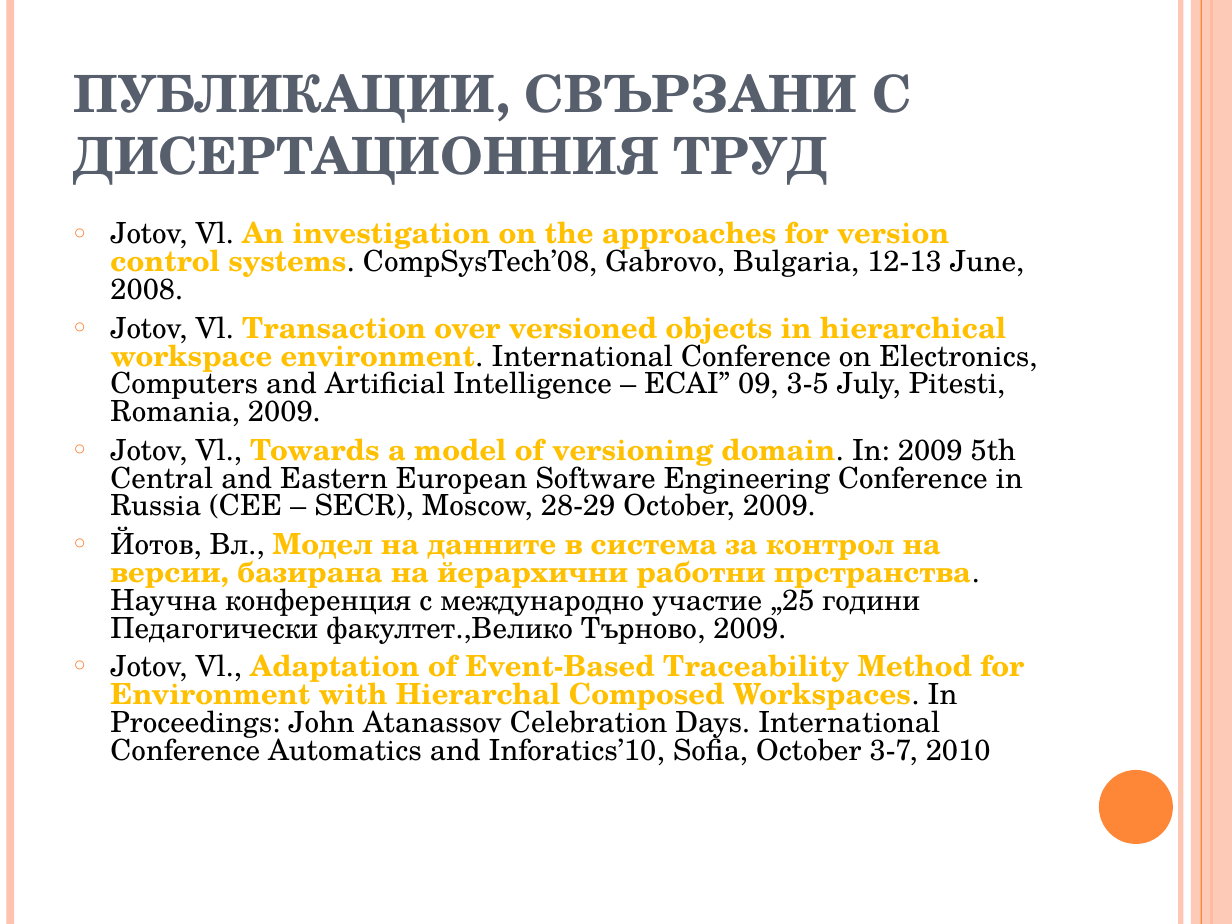
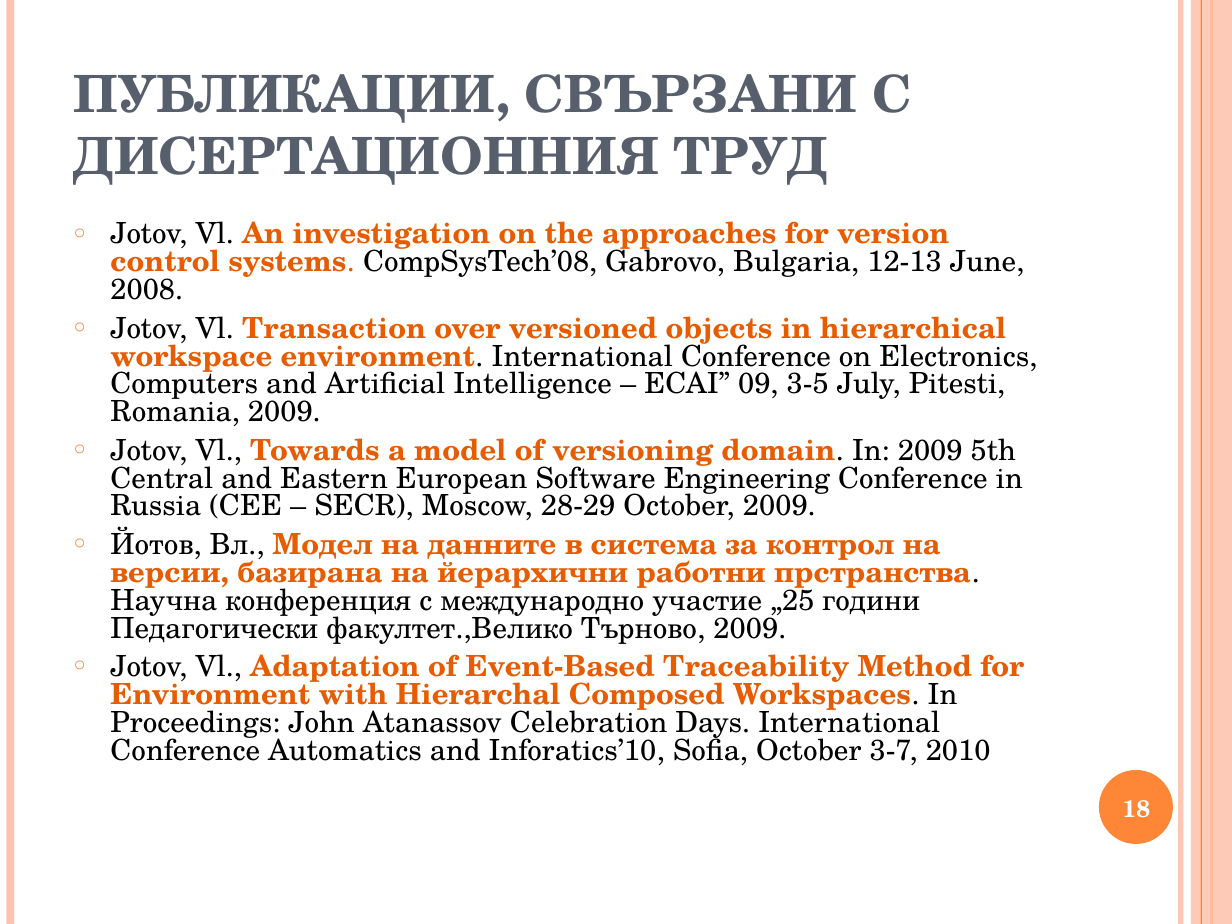
Before and after one commit to vjotov/versia, a slide deck: slide 18 of doc/presentation.ppt (slide 16 before the commit). Drawn at 1232x924 pixels with LibreOffice and Linux fonts; fonts in the diff are those of the drawing. Boxes give left, top, right and bottom in pixels: in the first picture for what was removed or moved away, otherwise in the second. Text is boxed around its words. In the diff, an @@ line names an element or a change of style, - is before the commit and + after.

```diff
--- a/doc/presentation.ppt
+++ b/doc/presentation.ppt
@@ text "Jotov, Vl. An investigation on ..." at bbox=[110, 221, 1037, 765]: text colour #FFC000 to #E75C01 in "An investigation on the approaches for version ...", "Transaction over versioned objects in hierarchical workspace ...", "Towards a model of versioning domain.", "Модел на данните в система за контрол ..." and 1 more places; text colour #000000 to #E75C01 in "systems." @@
@@ page number added at bbox=[1123, 800, 1151, 818], 14 pt, text #FFFFFF, bold @@
+18
```
Also in this commit, not shown: 13 other slides changed, 5 slides added, 3 slides removed, 4 other files.
